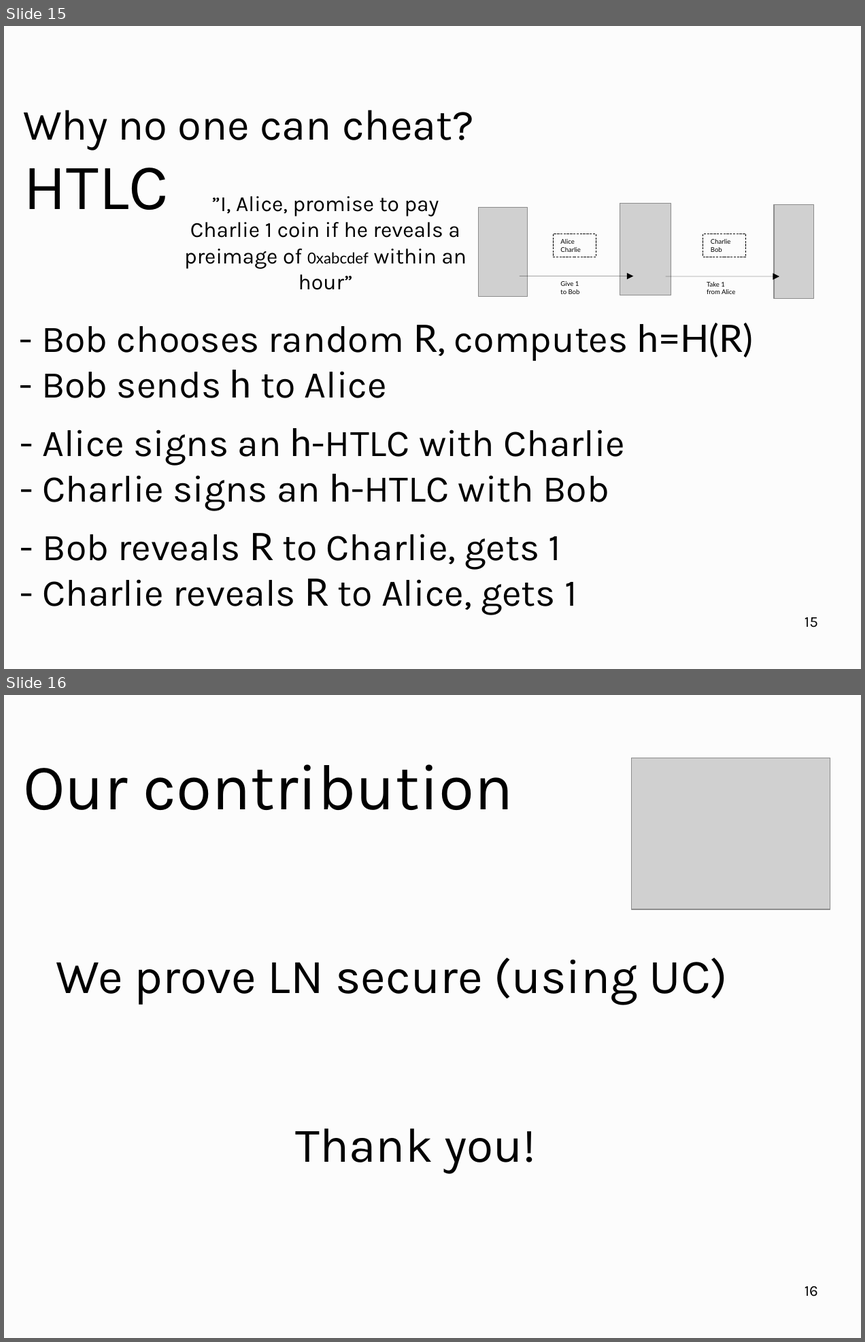
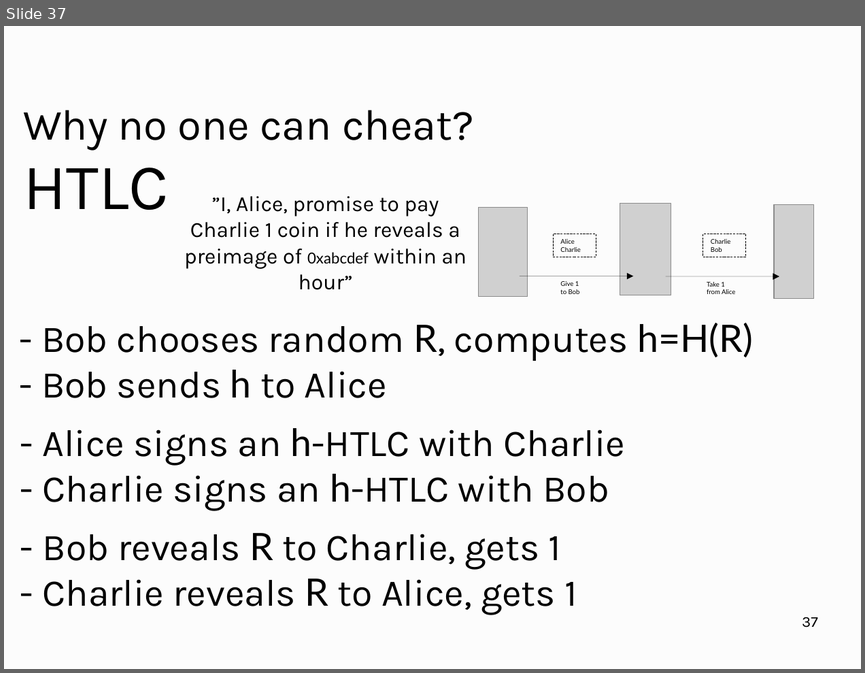
Before and after one commit to OrfeasLitos/PaymentChannels, a slide deck: ln-slides/slides.odp. Shown one above the other, each under a label of ours: slides 15 and 16 before the commit, slide 37 after it. The pictures are 865x1342 and 865x673 pixels, drawn with LibreOffice and Linux fonts; fonts in the diff are those of the drawing; grey boxes stand for pictures. Boxes give left, top, right and bottom in pixels: in the first picture for what was removed or moved away, otherwise in the second. Text is boxed around its words. In the diff, an @@ line names an element or a change of style, - is before the commit and + after.

```diff
--- a/ln-slides/slides.odp
+++ b/ln-slides/slides.odp
@@ slide 16 removed at <box>4,695,861,1338</box>, background #FCFCFC @@
@@ title removed at <box>23,764,513,810</box> @@
-Our contribution
@@ picture removed at <box>632,758,830,909</box> @@
@@ title removed at <box>56,957,728,1004</box> @@
-We prove LN secure (using UC)
@@ title removed at <box>296,1128,536,1173</box> @@
-Thank you!
@@ page number removed at <box>804,1286,818,1296</box> @@
-16
@@ what was slide 15 is now slide 37 @@
@@ page number at <box>802,616,818,627</box>: text changed @@
-15
+37
```
Also in this commit, not shown: 2 slides changed, 28 slides added, 4 other slides removed, 1 other file.
